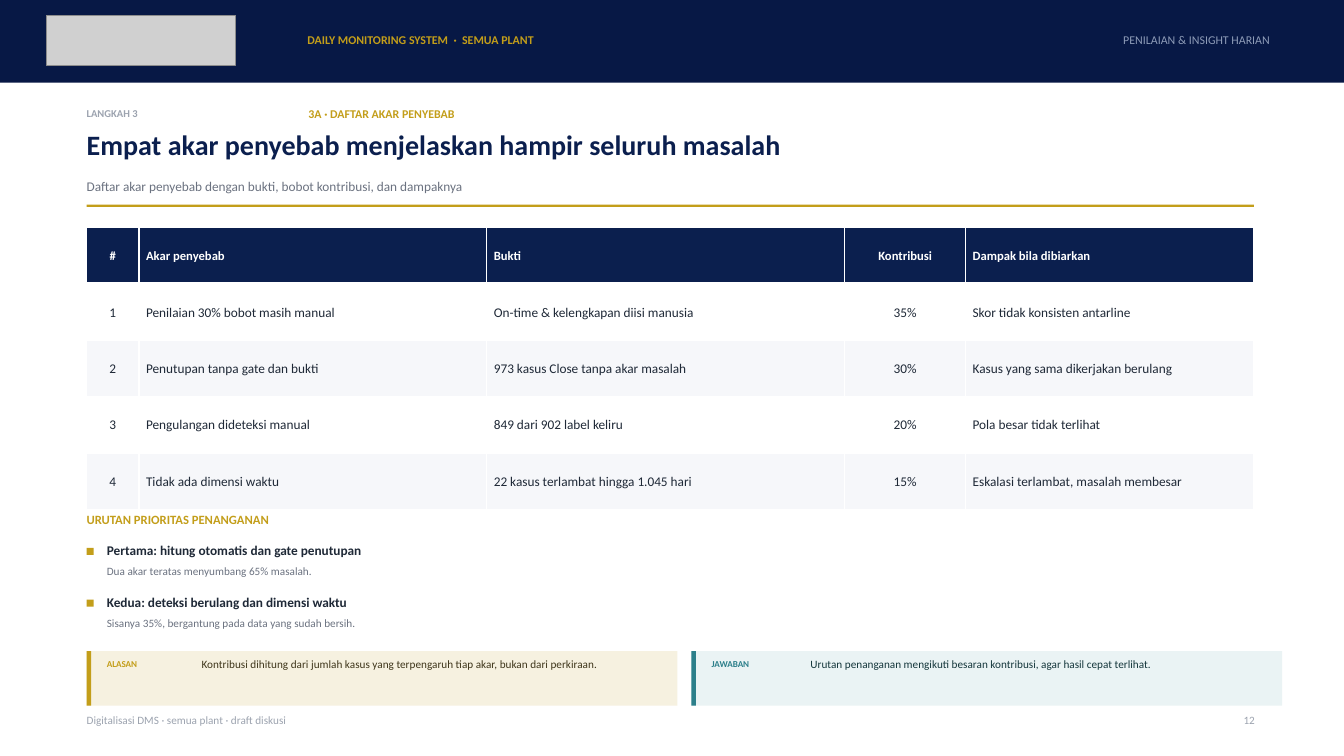
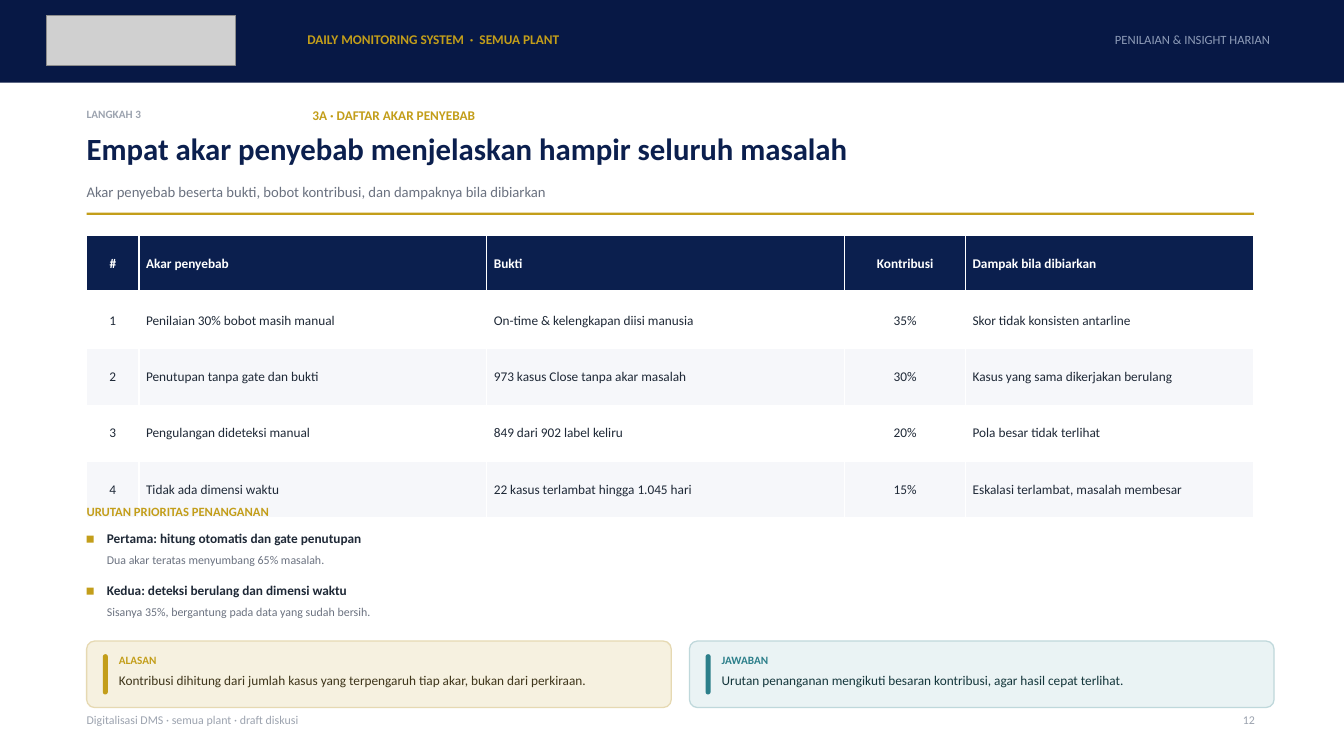
Before and after one commit to GalaxyDust/DailyMonitoringSystem_App, a slide deck: slide 12 of docs/DMS_Digitalisasi_v1.pptx. Drawn at 1344x756 pixels with LibreOffice and Linux fonts; fonts in the diff are those of the drawing; grey boxes stand for pictures; background and template pictures are left out. Boxes give left, top, right and bottom in pixels: in the first picture for what was removed or moved away, otherwise in the second. Text is boxed around its words. In the diff, an @@ line names an element or a change of style, - is before the commit and + after.

```diff
--- a/docs/DMS_Digitalisasi_v1.pptx
+++ b/docs/DMS_Digitalisasi_v1.pptx
@@ text "DAILY MONITORING SYSTEM · SEMUA ..." at [307,35,559,44]: size 8.5 to 9.5 pt @@
@@ text "PENILAIAN & INSIGHT HARIAN": place and size @@
-text "PENILAIAN & INSIGHT HARIAN" at [1123,36,1269,44]
+text "PENILAIAN & INSIGHT HARIAN" at [1115,36,1270,44]
@@ text "PENILAIAN & INSIGHT HARIAN" at [1115,36,1270,44]: size 8.5 to 9 pt @@
@@ text "LANGKAH 3" at [87,111,141,118]: size 7.5 to 8 pt @@
@@ text "3A · DAFTAR AKAR PENYEBAB" at [312,111,475,120]: size 8.5 to 9.5 pt @@
@@ text "Empat akar penyebab menjelaskan hampir ..." at [87,138,847,166]: size 20 to 22 pt @@
@@ text at [87,187,545,200]: text changed; size 9.5 to 10.5 pt @@
-Daftar akar penyebab dengan bukti, bobot kontribusi, dan dampaknya
+Akar penyebab beserta bukti, bobot kontribusi, dan dampaknya bila dibiarkan
@@ table at [87,236,1254,518] @@
@@ size 9 to 9.5 pt in "#", "Akar penyebab", "Bukti", "Kontribusi" and 1 more places @@
@@ table: place and size @@
-table at [87,228,1254,510]
+table at [87,236,1254,518]
@@ rectangle: place and size @@
-rectangle at [87,205,1254,207]
+rectangle at [87,213,1254,215]
@@ 4 texts, 2 rectangles: place and size @@
-4 texts, 2 rectangles at [87,515,362,629]
+4 texts, 2 rectangles at [87,507,371,618]
@@ text "Kedua: deteksi berulang dan dimensi ...": place and size @@
-text "Kedua: deteksi berulang dan dimensi ..." at [107,597,347,610]
+text "Kedua: deteksi berulang dan dimensi ..." at [107,585,347,598]
@@ size 8 to 8.5 pt in 3 elements at [87,716,299,726], [107,556,324,566], [107,608,371,618] @@
@@ rounded rectangle: place and size @@
-rounded rectangle at [87,651,678,706]
+rounded rectangle at [87,641,671,708]
@@ rounded rectangle at [87,641,671,708]: rectangle to rounded rectangle; outline none to #E6D9B2 0.9 pt @@
@@ rounded rectangle at [103,654,108,695]: rectangle to rounded rectangle @@
@@ rounded rectangle: place and size @@
-rounded rectangle at [87,651,91,706]
+rounded rectangle at [103,654,108,695]
@@ text "ALASAN": place and size @@
-text "ALASAN" at [107,661,137,667]
+text "ALASAN" at [119,656,157,664]
@@ text "ALASAN" at [119,656,157,664]: size 6.5 to 8 pt @@
@@ rounded rectangle: place and size @@
-rounded rectangle at [692,651,1282,706]
+rounded rectangle at [690,641,1274,708]
@@ rounded rectangle at [690,641,1274,708]: rectangle to rounded rectangle; outline none to #BFD8DB 0.9 pt @@
@@ rounded rectangle: place and size @@
-rounded rectangle at [692,651,696,706]
+rounded rectangle at [706,654,711,695]
@@ rounded rectangle at [706,654,711,695]: rectangle to rounded rectangle @@
@@ text "JAWABAN" at [722,656,769,664]: size 6.5 to 8 pt @@
@@ text "JAWABAN": place and size @@
-text "JAWABAN" at [712,661,750,667]
+text "JAWABAN" at [722,656,769,664]
@@ text "Kontribusi dihitung dari jumlah kasus ...": place and size @@
-text "Kontribusi dihitung dari jumlah kasus ..." at [202,660,597,670]
+text "Kontribusi dihitung dari jumlah kasus ..." at [119,675,586,688]
@@ text "Kontribusi dihitung dari jumlah kasus ..." at [119,675,586,688]: size 8 to 9.5 pt; line spacing 1.12 to 1.15 @@
@@ text "Urutan penanganan mengikuti besaran kontribusi, ..." at [722,675,1124,688]: size 8 to 9.5 pt; line spacing 1.12 to 1.15 @@
@@ text "Urutan penanganan mengikuti besaran kontribusi, ...": place and size @@
-text "Urutan penanganan mengikuti besaran kontribusi, ..." at [810,660,1151,670]
+text "Urutan penanganan mengikuti besaran kontribusi, ..." at [722,675,1124,688]
```
Also in this commit, not shown: 22 other slides changed, 2 other files.
